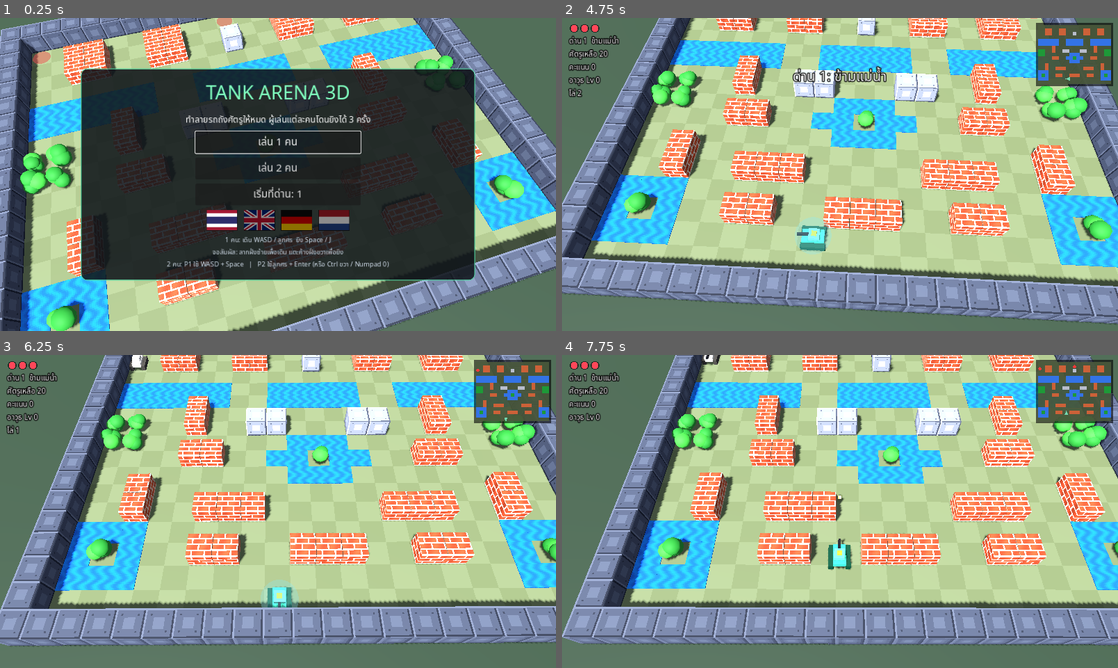
Above: before the commit, frames 1-4 (two rows, left to right).
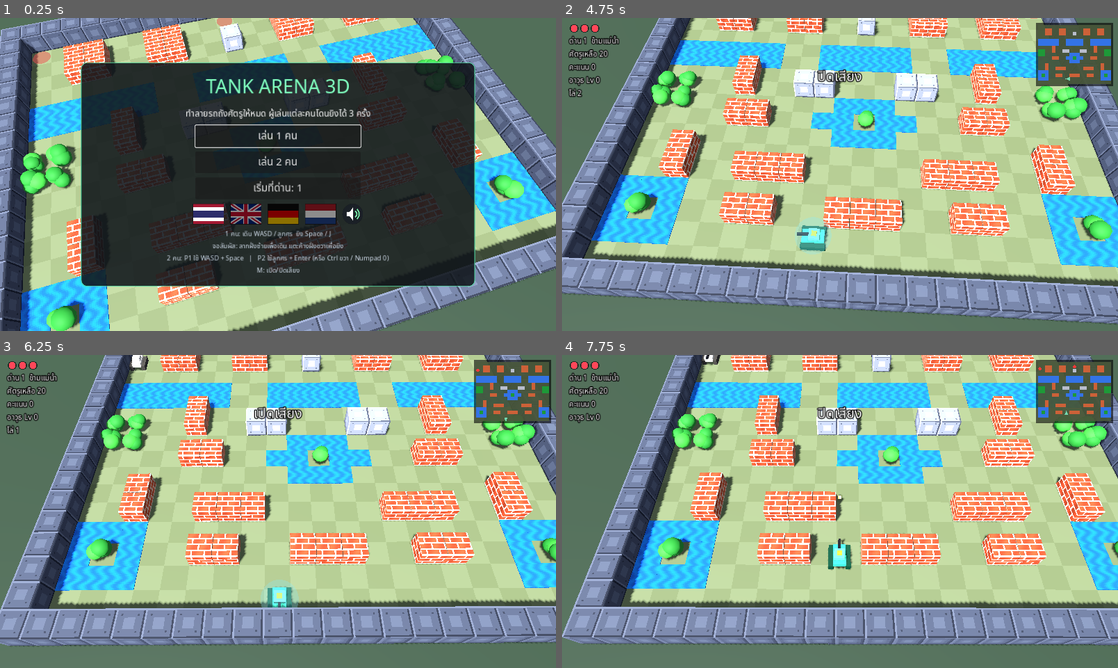
Above: after the commit, the same moments.

Repository: Pid924/TankArena3D
Game: Godot game, scene res://main.tscn
Same seed, same stepped clock (60 frames per second), same inputs: the game is played once before the commit and once after it.
Inputs (mouse positions are in pixels of both pictures, inside the frame that each line leads up to):
- Up to frame 1 (0.25 s): no input
- Up to frame 2 (4.75 s): tap Enter (p2_fire) at 0.5 s; move the mouse to (962, 158) at 0.52 s; hold D (p1_right) 0.53-1.25 s; tap M at 0.6, 2.3, 4.55 s; click (962, 158) at 0.67 s; drag from (728, 190) to (812, 237) at 1.27 s; move the mouse to (895, 105) at 2.02 s; hold D (p1_right) 2.03-2.75 s; tap Down (p2_down) at 2.1 s; drag from (812, 237) to (673, 127) at 2.77 s; click "เริ่มเลย" at 3.5 s; move the mouse to (1006, 221) at 4.27 s; hold A (p1_left) from 4.28 s (still down); tap Left (p2_left) at 4.35 s
- Up to frame 3 (6.25 s): release A (p1_left) at 5 s; drag from (111, 464) to (194, 433) at 5.02 s; move the mouse to (305, 511) at 5.77 s; hold S (p1_down) from 5.78 s (still down); tap Up (p2_up) at 5.85 s; click (305, 511) at 5.92 s; tap M at 6.05 s
- Up to frame 4 (7.75 s): release S (p1_down) at 6.5 s; drag from (756, 433) to (728, 527) at 6.52 s; move the mouse to (962, 495) at 7.27 s; hold W (p1_up) from 7.28 s (still down); tap J at 7.35 s; tap M at 7.55 s

The runs differ from the first frame. In frame 1, 9.6% of the frame differs, in the area x 14-86%, y 14-86%; in frame 2, 0.5%; in frame 3, 0.3%; in frame 4, 0.3%.

Commit message:
Add synthesized sound effects and a mute toggle
All sounds are generated in code at startup (scripts/sfx.gd): shots,
hits, brick/steel impacts, explosions, artillery whistle, mines,
flamethrower, item drop/pickup/steal, spawns and level jingles.
Speaker button on the title screen and the M key toggle sound; the
setting is saved.

Co-Authored-By: Claude Opus 5.5 <noreply@anthropic.com>
Claude-Session: https://claude.ai/code/session_01Lo9zaRkW4Ka547RxeUThJj

Diff:
--- a/scripts/i18n.gd
+++ b/scripts/i18n.gd
@@ -23,6 +23,9 @@
 		"de": "2 Spieler: P1 WASD + Leertaste   |   P2 Pfeile + Enter (oder Strg rechts / Num 0)",
 		"nl": "2 spelers: P1 WASD + Spatie   |   P2 pijlen + Enter (of rechter Ctrl / Num 0)",
 	},
+	"sound_on": {"en": "SOUND ON", "th": "เปิดเสียง", "de": "TON AN", "nl": "GELUID AAN"},
+	"sound_off": {"en": "SOUND OFF", "th": "ปิดเสียง", "de": "TON AUS", "nl": "GELUID UIT"},
+	"controls_mute": {"en": "M: sound on/off", "th": "M: เปิด/ปิดเสียง", "de": "M: Ton an/aus", "nl": "M: geluid aan/uit"},
 	"btn_1p": {"en": "1 PLAYER", "th": "เล่น 1 คน", "de": "1 SPIELER", "nl": "1 SPELER"},
 	"btn_2p": {"en": "2 PLAYERS", "th": "เล่น 2 คน", "de": "2 SPIELER", "nl": "2 SPELERS"},
 	"btn_level": {"en": "START AT LEVEL: %d", "th": "เริ่มที่ด่าน: %d", "de": "START IN LEVEL: %d", "nl": "BEGIN BIJ LEVEL: %d"},
--- a/scripts/icons.gd
+++ b/scripts/icons.gd
@@ -198,3 +198,29 @@
 				c = Color(0.1, 0.1, 0.1)
 			img.set_pixel(x, y, c)
 	return ImageTexture.create_from_image(img)
+
+
+static func speaker(on: bool) -> ImageTexture:
+	var n := 48
+	var img := Image.create(n, n, false, Image.FORMAT_RGBA8)
+	for y in n:
+		for x in n:
+			var u := (x + 0.5) / n * 2.0 - 1.0
+			var v := (y + 0.5) / n * 2.0 - 1.0
+			var c := Color(0, 0, 0, 0)
+			if Vector2(u, v).length() < 0.98:
+				c = Color(0.1, 0.12, 0.15, 0.85)
+			# speaker body + cone
+			if (u > -0.6 and u < -0.3 and absf(v) < 0.2) or (u >= -0.3 and u < 0.05 and absf(v) < 0.2 + (u + 0.3) * 1.3):
+				c = Color.WHITE
+			if on:
+				var r := Vector2(u - 0.0, v).length()
+				if u > 0.12 and (absf(r - 0.38) < 0.06 or absf(r - 0.62) < 0.06) and absf(v) < u * 1.2:
+					c = Color(0.5, 1.0, 0.7)
+			else:
+				var a := absf((u - 0.48) - v)
+				var b2 := absf((u - 0.48) + v)
+				if (a < 0.08 or b2 < 0.08) and absf(u - 0.48) < 0.28 and absf(v) < 0.28:
+					c = Color(1.0, 0.35, 0.35)
+			img.set_pixel(x, y, c)
+	return ImageTexture.create_from_image(img)
--- a/scripts/main.gd
+++ b/scripts/main.gd
@@ -9,6 +9,7 @@
 const Icons = preload("res://scripts/icons.gd")
 const I18n = preload("res://scripts/i18n.gd")
 const THAI_FONT = preload("res://fonts/NotoSansThai.ttf")
+const SfxScript = preload("res://scripts/sfx.gd")
 
 # Map legend:
 #  .  floor        B  brick (breakable)     S  steel (needs max weapon)
@@ -289,6 +290,8 @@
 var state := "title"
 var state_t := 0.0
 var lang := "th"
+var sfx: Node
+var sound_on := true
 
 # timed effects (players' items)
 var freeze_t := 0.0
@@ -331,6 +334,9 @@
 	make_materials()
 	setup_world()
 	setup_hud()
+	sfx = SfxScript.new()
+	add_child(sfx)
+	sfx.set_muted(not sound_on)
 	load_level(0)
 	show_title()
 
@@ -343,6 +349,7 @@
 	var cfg := ConfigFile.new()
 	if cfg.load(SETTINGS_PATH) == OK:
 		lang = cfg.get_value("game", "lang", "th")
+		sound_on = cfg.get_value("game", "sound", true)
 	if not I18n.LANGS.has(lang):
 		lang = "th"
 
@@ -350,6 +357,7 @@
 func save_settings() -> void:
 	var cfg := ConfigFile.new()
 	cfg.set_value("game", "lang", lang)
+	cfg.set_value("game", "sound", sound_on)
 	cfg.save(SETTINGS_PATH)
 
 
@@ -582,6 +590,7 @@
 	b.add_theme_font_size_override("font_size", 24)
 	b.custom_minimum_size = Vector2(380, 50)
 	b.size_flags_horizontal = Control.SIZE_SHRINK_CENTER
+	b.pressed.connect(func(): sfx.play("click", -4.0))
 	b.pressed.connect(cb)
 	menu_box.add_child(b)
 	return b
@@ -625,8 +634,18 @@
 			save_settings()
 			show_title())
 		flags.add_child(fb)
+	# sound on/off
+	var snd := TextureButton.new()
+	snd.texture_normal = Icons.speaker(sound_on)
+	snd.ignore_texture_size = true
+	snd.stretch_mode = TextureButton.STRETCH_KEEP_ASPECT_CENTERED
+	snd.custom_minimum_size = Vector2(48, 48)
+	snd.pressed.connect(func():
+		toggle_sound()
+		show_title())
+	flags.add_child(snd)
 	menu_box.add_child(flags)
-	menu_text(tr_("controls_1p") + "\n" + tr_("controls_2p"), 15, Color(0.8, 0.85, 0.9))
+	menu_text(tr_("controls_1p") + "\n" + tr_("controls_2p") + "\n" + tr_("controls_mute"), 15, Color(0.8, 0.85, 0.9))
 	focus_first_button.call_deferred()
 
 
@@ -682,7 +701,15 @@
 	focus_first_button.call_deferred()
 
 
+func toggle_sound() -> void:
+	sound_on = not sound_on
+	sfx.set_muted(not sound_on)
+	save_settings()
+	sfx.play("click")
+
+
 func begin_level() -> void:
+	sfx.play("level_start")
 	hide_menu()
 	spawn_players()
 	state = "playing"
@@ -690,6 +717,7 @@
 
 
 func show_game_over() -> void:
+	sfx.play("game_over")
 	state = "gameover"
 	clear_menu()
 	menu_root.visible = true
@@ -706,6 +734,7 @@
 
 
 func show_victory() -> void:
+	sfx.play("victory")
 	state = "victory"
 	clear_menu()
 	menu_root.visible = true
@@ -1068,6 +1097,7 @@
 	spawn_index += 1
 	spawn_timer = 2.2
 	explode_fx(pos + Vector3(0, 0.3, 0), 1.2, Color(1, 1, 1, 0.6))
+	sfx.play("spawn", -10.0)
 
 
 func spawn_bullet(shooter, dir: Vector3, spd: float, power: int) -> Node3D:
@@ -1108,6 +1138,7 @@
 	s.marker = add_mesh(cm, mats.marker, target + Vector3(0, 0.05, 0))
 	level_root.add_child(s)
 	s.global_position = s.start
+	sfx.play("whistle", -6.0)
 
 
 func spawn_mine(pos: Vector3) -> void:
@@ -1131,6 +1162,7 @@
 	light.height = 0.1
 	var lm := add_mesh(light, mats.mine_light, Vector3(0, 0.1, 0), node)
 	mines.append({"node": node, "light": lm, "cell": c, "t": 8.0})
+	sfx.play("mine", -8.0)
 
 
 func update_mines(delta: float) -> void:
@@ -1147,6 +1179,7 @@
 			explode_fx(node.position + Vector3(0, 0.2, 0), 1.4, Color(1, 0.5, 0.15))
 			shake = 0.3
 			show_msg(tr_("msg_mine"), 1.0)
+			sfx.play("boom", -2.0)
 			hit.take_hit(1)
 		if hit != null or m.t <= 0.0:
 			node.queue_free()
@@ -1159,6 +1192,8 @@
 	explode_fx(pos, 0.45, Color(1, 0.9, 0.5))
 	if collider == null:
 		return
+	if not collider.has_meta("tank") and not collider.has_meta("block"):
+		sfx.play("hit", -10.0)
 	if collider.has_meta("tank"):
 		if collider.is_player != b.from_player:
 			collider.take_hit(b.power)
@@ -1171,6 +1206,7 @@
 	var t: String = cells.get(c, ".")
 	if t == "B":
 		var hp: int = body.get_meta("hp") - (2 if power >= 2 else 1)
+		sfx.play("brick", -6.0 if hp > 0 else -2.0)
 		if hp <= 0:
 			remove_block(c)
 		else:
@@ -1180,11 +1216,15 @@
 			mi.scale.y = 0.75
 			mi.position.y = 0.3
 	elif t == "S" and power >= 2:
+		sfx.play("brick", -2.0)
 		remove_block(c)
+	elif t == "S":
+		sfx.play("steel", -8.0)
 
 
 func artillery_impact(pos: Vector3) -> void:
 	explode_fx(pos + Vector3(0, 0.3, 0), 2.2, Color(1, 0.5, 0.15))
+	sfx.play("boom", -4.0)
 	shake = 0.25
 	for p in alive_players():
 		var d := Vector2(p.global_position.x - pos.x, p.global_position.z - pos.z).length()
@@ -1200,11 +1240,13 @@
 
 func on_player_hit(p) -> void:
 	shake = 0.35
+	sfx.play("player_hit")
 	show_msg(tr_("msg_hit") % [p.player_idx + 1, p.hp], 1.0)
 
 
 func on_tank_destroyed(t) -> void:
 	explode_fx(t.global_position + Vector3(0, 0.4, 0), 1.8, Color(1, 0.6, 0.2))
+	sfx.play("explode", 0.0 if t.is_player else -3.0)
 	if t.is_player:
 		shake = 0.6
 		if num_players == 2:
@@ -1224,6 +1266,7 @@
 			carry_hp[p.player_idx] = p.hp
 			carry_weapon = p.weapon
 		show_msg(tr_("msg_clear"), 3.5)
+		sfx.play("level_clear")
 
 
 # ---------------------------------------------------------------- items
@@ -1273,6 +1316,7 @@
 	var ring := add_mesh(glow, gm, cell_center(c) + Vector3(0, 0.02, 0))
 	items.append({"node": node, "ring": ring, "type": type, "t": 0.0, "color": col})
 	show_msg(tr_("msg_drop"), 1.2)
+	sfx.play("item_drop", -3.0)
 
 
 func remove_item(it: Dictionary) -> void:
@@ -1315,6 +1359,11 @@
 func apply_item(type: String) -> void:
 	show_msg(tr_("item_" + type) if type != "star" else "", 1.8)
 	score += 50
+	sfx.play("pickup")
+	if type == "freeze":
+		sfx.play("freeze", -2.0)
+	elif type == "bomb":
+		sfx.play("boom")
 	match type:
 		"star":
 			var lv := 0
@@ -1350,6 +1399,7 @@
 func steal_item(type: String) -> void:
 	# A thief picked up the item: the effect turns against the players.
 	show_msg(tr_("steal_" + type), 2.2)
+	sfx.play("steal")
 	shake = 0.2
 	match type:
 		"star":
@@ -1510,6 +1560,12 @@
 
 
 func _input(event: InputEvent) -> void:
+	if event is InputEventKey and event.pressed and not event.echo and event.physical_keycode == KEY_M:
+		toggle_sound()
+		if state == "title":
+			show_title()
+		elif state == "playing":
+			show_msg(tr_("sound_on") if sound_on else tr_("sound_off"), 0.8)
 	if state != "playing":
 		touch_id = -1
 		fire_id = -1
--- /dev/null
+++ b/scripts/sfx.gd
@@ -0,0 +1,232 @@
+extends Node
+## Sound effects synthesized in code at startup (no audio files needed).
+## Usage: sfx.play("explode"), sfx.play("shoot_e", -8.0)
+
+const RATE := 22050
+const VOICES := 14
+
+var streams := {}
+var players: Array = []
+var last_play := {}
+var muted := false
+
+
+func _ready() -> void:
+	for i in VOICES:
+		var p := AudioStreamPlayer.new()
+		add_child(p)
+		players.append(p)
+	build_all()
+
+
+func play(sound: String, vol_db := 0.0, pitch_jitter := 0.06) -> void:
+	if muted or not streams.has(sound):
+		return
+	var now := Time.get_ticks_msec()
+	if now - int(last_play.get(sound, -1000)) < 45:
+		return
+	last_play[sound] = now
+	var best: AudioStreamPlayer = null
+	for p in players:
+		if not p.playing:
+			best = p
+			break
+	if best == null:
+		best = players[randi() % players.size()]
+	best.stream = streams[sound]
+	best.volume_db = vol_db
+	best.pitch_scale = 1.0 + randf_range(-pitch_jitter, pitch_jitter)
+	best.play()
+
+
+func set_muted(m: bool) -> void:
+	muted = m
+	if muted:
+		for p in players:
+			p.stop()
+
+
+# ---------------------------------------------------------------- synthesis helpers
+
+func to_stream(samples: PackedFloat32Array) -> AudioStreamWAV:
+	# short fade-out so no sound ends with a click
+	var fade := mini(330, samples.size())
+	for i in fade:
+		samples[samples.size() - 1 - i] *= float(i) / fade
+	var data := PackedByteArray()
+	data.resize(samples.size() * 2)
+	for i in samples.size():
+		var v := int(clampf(samples[i], -1.0, 1.0) * 32000.0)
+		data.encode_s16(i * 2, v)
+	var s := AudioStreamWAV.new()
+	s.format = AudioStreamWAV.FORMAT_16_BITS
+	s.mix_rate = RATE
+	s.stereo = false
+	s.data = data
+	return s
+
+
+func buf(sec: float) -> PackedFloat32Array:
+	var b := PackedFloat32Array()
+	b.resize(int(sec * RATE))
+	return b
+
+
+func square(phase: float) -> float:
+	return 1.0 if fposmod(phase, 1.0) < 0.5 else -1.0
+
+
+## Frequency sweep tone. wave: "sine", "square", "tri"
+func sweep(b: PackedFloat32Array, start: float, dur: float, f0: float, f1: float, amp: float, wave := "square", decay := 3.0) -> void:
+	var phase := 0.0
+	var n := int(dur * RATE)
+	var s0 := int(start * RATE)
+	for i in n:
+		var t := float(i) / n
+		var f := lerpf(f0, f1, t)
+		phase += f / RATE
+		var v := 0.0
+		match wave:
+			"sine": v = sin(phase * TAU)
+			"tri": v = 1.0 - 4.0 * absf(fposmod(phase, 1.0) - 0.5)
+			_: v = square(phase)
+		var env := exp(-decay * t) * minf(1.0, i / 60.0)
+		var idx := s0 + i
+		if idx < b.size():
+			b[idx] += v * amp * env
+
+
+## Low-passed noise burst; cutoff goes from c0 to c1 (0..1 smoothing factors)
+func noise(b: PackedFloat32Array, start: float, dur: float, amp: float, c0 := 0.5, c1 := 0.05, decay := 4.0) -> void:
+	var n := int(dur * RATE)
+	var s0 := int(start * RATE)
+	var y := 0.0
+	for i in n:
+		var t := float(i) / n
+		var c := lerpf(c0, c1, t)
+		y += (randf_range(-1.0, 1.0) - y) * c
+		var env := exp(-decay * t) * minf(1.0, i / 30.0)
+		var idx := s0 + i
+		if idx < b.size():
+			b[idx] += y * amp * env * 2.0
+
+
+func notes(b: PackedFloat32Array, freqs: Array, step: float, amp: float, wave := "square", hold := 1.0) -> void:
+	for k in freqs.size():
+		if freqs[k] > 0.0:
+			sweep(b, k * step, step * hold, freqs[k], freqs[k], amp, wave, 2.5)
+
+
+func normalize(b: PackedFloat32Array, peak := 0.9) -> PackedFloat32Array:
+	var m := 0.0001
+	for v in b:
+		m = maxf(m, absf(v))
+	var k := peak / m
+	for i in b.size():
+		b[i] *= k
+	return b
+
+
+func build_all() -> void:
+	var b: PackedFloat32Array
+	# player shot: bright "pew"
+	b = buf(0.14)
+	sweep(b, 0.0, 0.14, 1100.0, 260.0, 0.5, "square", 4.0)
+	noise(b, 0.0, 0.05, 0.3, 0.8, 0.3, 6.0)
+	streams["shoot_p"] = to_stream(normalize(b, 0.55))
+	# enemy shot: lower thud-pew
+	b = buf(0.14)
+	sweep(b, 0.0, 0.14, 620.0, 160.0, 0.5, "square", 4.0)
+	noise(b, 0.0, 0.05, 0.3, 0.5, 0.2, 6.0)
+	streams["shoot_e"] = to_stream(normalize(b, 0.45))
+	# bullet hits something soft
+	b = buf(0.08)
+	noise(b, 0.0, 0.08, 0.5, 0.6, 0.1, 5.0)
+	streams["hit"] = to_stream(normalize(b, 0.4))
+	# brick cracks / breaks
+	b = buf(0.3)
+	noise(b, 0.0, 0.3, 0.6, 0.5, 0.03, 5.0)
+	sweep(b, 0.0, 0.12, 140.0, 60.0, 0.5, "sine", 4.0)
+	streams["brick"] = to_stream(normalize(b, 0.6))
+	# steel ping
+	b = buf(0.25)
+	sweep(b, 0.0, 0.25, 1500.0, 1450.0, 0.4, "sine", 6.0)
+	sweep(b, 0.0, 0.2, 2250.0, 2200.0, 0.25, "sine", 8.0)
+	noise(b, 0.0, 0.02, 0.3, 0.9, 0.5, 4.0)
+	streams["steel"] = to_stream(normalize(b, 0.45))
+	# armour clank (enemy hit but not destroyed)
+	b = buf(0.18)
+	sweep(b, 0.0, 0.18, 420.0, 380.0, 0.4, "square", 9.0)
+	noise(b, 0.0, 0.06, 0.4, 0.7, 0.2, 5.0)
+	streams["clank"] = to_stream(normalize(b, 0.5))
+	# tank explosion
+	b = buf(0.7)
+	noise(b, 0.0, 0.7, 0.8, 0.35, 0.02, 4.0)
+	sweep(b, 0.0, 0.45, 120.0, 35.0, 0.7, "sine", 3.0)
+	streams["explode"] = to_stream(normalize(b, 0.85))
+	# big explosion (bomb, artillery, mine)
+	b = buf(1.0)
+	noise(b, 0.0, 1.0, 0.9, 0.25, 0.01, 3.0)
+	sweep(b, 0.0, 0.7, 90.0, 28.0, 0.9, "sine", 2.5)
+	streams["boom"] = to_stream(normalize(b, 0.95))
+	# player hit: alarm buzz
+	b = buf(0.3)
+	sweep(b, 0.0, 0.3, 260.0, 110.0, 0.5, "square", 2.0)
+	noise(b, 0.0, 0.1, 0.4, 0.6, 0.1, 4.0)
+	streams["player_hit"] = to_stream(normalize(b, 0.7))
+	# item dropped: rising sparkle
+	b = buf(0.35)
+	notes(b, [880.0, 1175.0, 1568.0], 0.09, 0.3, "tri", 1.4)
+	streams["item_drop"] = to_stream(normalize(b, 0.5))
+	# item picked up: happy arpeggio
+	b = buf(0.42)
+	notes(b, [523.0, 659.0, 784.0, 1047.0], 0.08, 0.3, "square", 1.6)
+	streams["pickup"] = to_stream(normalize(b, 0.55))
+	# item stolen by a thief: sad descending
+	b = buf(0.55)
+	notes(b, [784.0, 622.0, 523.0, 392.0], 0.11, 0.3, "square", 1.4)
+	streams["steal"] = to_stream(normalize(b, 0.55))
+	# mine placed: short beep
+	b = buf(0.08)
+	sweep(b, 0.0, 0.08, 1800.0, 1800.0, 0.3, "sine", 6.0)
+	streams["mine"] = to_stream(normalize(b, 0.3))
+	# artillery shell whistle
+	b = buf(1.3)
+	sweep(b, 0.0, 1.3, 2000.0, 700.0, 0.3, "sine", 0.6)
+	streams["whistle"] = to_stream(normalize(b, 0.25))
+	# flamethrower crackle
+	b = buf(0.35)
+	noise(b, 0.0, 0.35, 0.5, 0.15, 0.08, 1.5)
+	for k in 6:
+		noise(b, randf() * 0.3, 0.02, 0.5, 0.9, 0.6, 3.0)
+	streams["flame"] = to_stream(normalize(b, 0.4))
+	# enemy spawn: soft rising whoosh
+	b = buf(0.35)
+	sweep(b, 0.0, 0.35, 200.0, 700.0, 0.25, "sine", 2.0)
+	noise(b, 0.0, 0.35, 0.15, 0.05, 0.3, 2.0)
+	streams["spawn"] = to_stream(normalize(b, 0.3))
+	# freeze: icy shimmer
+	b = buf(0.6)
+	notes(b, [1568.0, 2093.0, 1760.0, 2349.0, 2637.0], 0.08, 0.25, "sine", 2.5)
+	streams["freeze"] = to_stream(normalize(b, 0.45))
+	# ui click
+	b = buf(0.05)
+	sweep(b, 0.0, 0.05, 1200.0, 900.0, 0.3, "square", 8.0)
+	streams["click"] = to_stream(normalize(b, 0.3))
+	# jingles
+	b = buf(0.9)
+	notes(b, [392.0, 523.0, 659.0, 784.0], 0.15, 0.3, "square", 1.3)
+	sweep(b, 0.6, 0.3, 1047.0, 1047.0, 0.25, "tri", 2.0)
+	streams["level_start"] = to_stream(normalize(b, 0.55))
+	b = buf(1.5)
+	notes(b, [523.0, 523.0, 523.0, 659.0, 0.0, 784.0, 659.0, 784.0], 0.13, 0.3, "square", 1.1)
+	sweep(b, 1.05, 0.45, 1047.0, 1047.0, 0.3, "square", 2.0)
+	streams["level_clear"] = to_stream(normalize(b, 0.6))
+	b = buf(1.6)
+	notes(b, [392.0, 370.0, 349.0, 330.0], 0.3, 0.3, "square", 1.2)
+	sweep(b, 1.2, 0.4, 262.0, 200.0, 0.3, "square", 2.0)
+	streams["game_over"] = to_stream(normalize(b, 0.6))
+	b = buf(2.0)
+	notes(b, [523.0, 659.0, 784.0, 1047.0, 784.0, 1047.0, 1319.0, 1568.0], 0.15, 0.3, "square", 1.2)
+	sweep(b, 1.2, 0.8, 2093.0, 2093.0, 0.25, "tri", 1.5)
+	streams["victory"] = to_stream(normalize(b, 0.6))
--- a/scripts/tank.gd
+++ b/scripts/tank.gd
@@ -332,6 +332,7 @@
 	if flame_tick > 0.0:
 		return
 	flame_tick = 0.35
+	main.sfx.play("flame", -6.0 if is_player else -12.0, 0.15)
 	var c := global_position + facing * 1.0
 	var targets: Array = main.enemies.duplicate() if is_player else main.alive_players()
 	for t in targets:
@@ -411,6 +412,7 @@
 	if my_bullets.size() >= max_b:
 		return
 	fire_cd = 0.2 if is_player else 0.5
+	main.sfx.play("shoot_p" if is_player else "shoot_e", -4.0 if is_player else -11.0)
 	my_bullets.append(main.spawn_bullet(self, facing, spd, power))
 	if kind == "twin":
 		my_bullets.append(main.spawn_bullet(self, -facing, spd, power))
@@ -526,6 +528,8 @@
 			flash_t = 0.05
 			return
 		flash_t = 0.12
+		if hp - power > 0:
+			main.sfx.play("clank", -6.0)
 		if carrier:
 			carrier = false
 			main.spawn_item_random()
